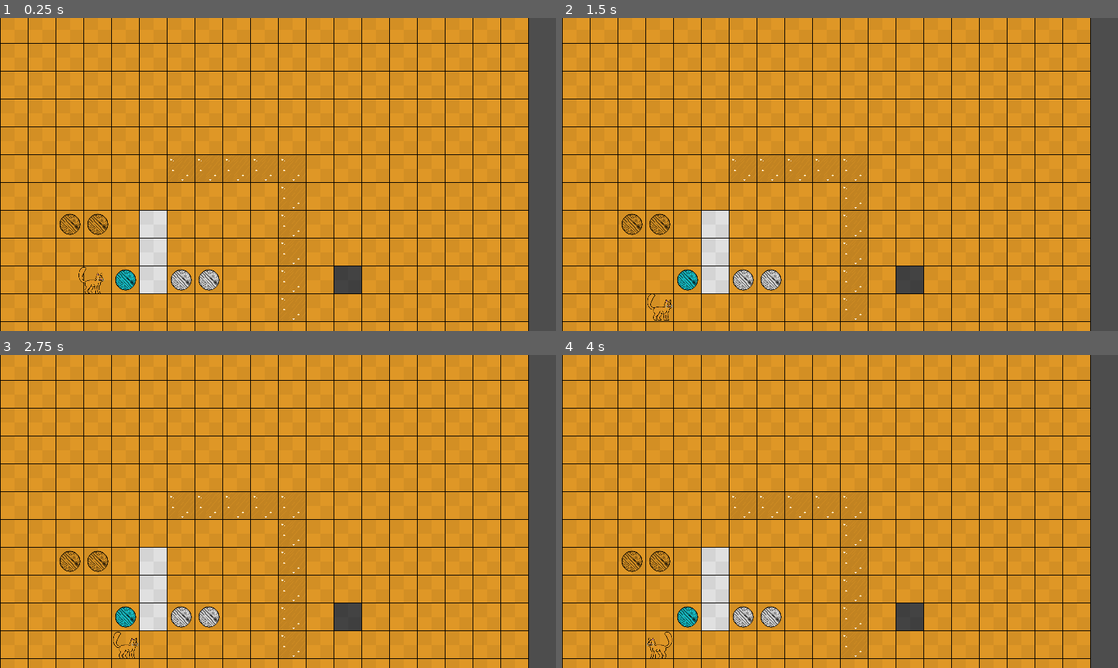
Above: before the commit, frames 1-4 (two rows, left to right).
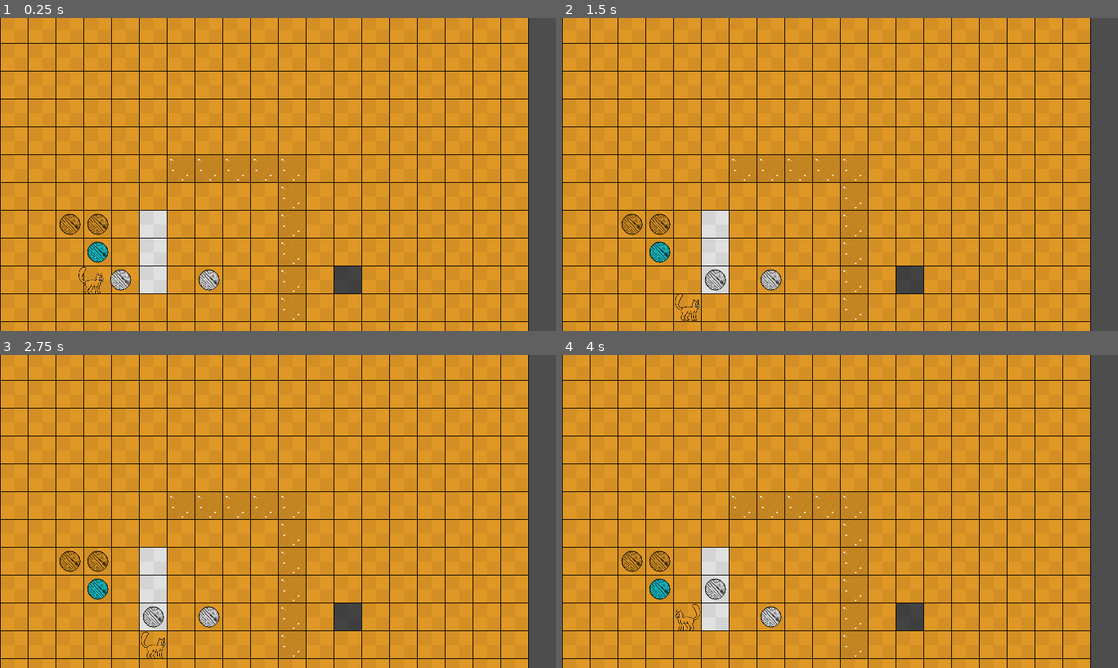
Above: after the commit, the same moments.

Repository: ItsLJcool/Godot-Grid-System
Game: Godot game, scene res://test_grid.tscn
Same seed, same stepped clock (60 frames per second), same inputs: the game is played once before the commit and once after it.
Inputs:
- Up to frame 1 (0.25 s): no input
- Up to frame 2 (1.5 s): hold D (Player_Right) 0.53-1.28 s; tap Enter at 1.25 s; hold S (Player_Down) from 1.28 s (still down)
- Up to frame 3 (2.75 s): tap Space at 2 s; release S (Player_Down) at 2.03 s; hold D (Player_Right) from 2.03 s (still down)
- Up to frame 4 (4 s): tap Enter at 2.75 s; release D (Player_Right) at 2.78 s; hold W (Player_Up) 2.78-3.53 s; tap Space at 3.5 s; hold A (Player_Left) from 3.53 s (still down)

The runs differ from the first frame. In frame 1, 0.6% of the frame differs, in the area x 15-35%, y 71-88%; in frame 2, 0.8%, in the area x 15-35%, y 71-97%; in frame 3, 0.8%; in frame 4, 0.8%.

Commit message:
I FUCKING FIXED THE RECURSION ISSUE LETS GOOO

Diff:
--- a/Scripts/BaseObject.gd
+++ b/Scripts/BaseObject.gd
@@ -89,15 +89,15 @@
 var target_position:Vector2 = Vector2.ZERO:
 	set(value):
 		target_position = value;
-		if TileLayer:
+		if TileLayer != null:
 			GRID_POSITION = TileLayer.local_to_map(TileLayer.to_local(target_position))
 	get:
-		if TileLayer:
+		if TileLayer != null:
 			GRID_POSITION = TileLayer.local_to_map(TileLayer.to_local(target_position))
 		return target_position
 
 var prev_target_position:Vector2 = Vector2.ZERO
-@export var _last_direction:Vector2 = Vector2.ZERO
+var _last_direction:Vector2 = Vector2.ZERO
 
 var GRID_POSITION:Vector2:
 	get:
@@ -230,7 +230,8 @@
 	return final_calc
 
 func get_allow_walk(data):
-	return data.get_custom_data("ColorType") == COLOR_TYPE or COLOR_TYPE == ColorType.White or data.get_custom_data("ColorType") == ColorType.White
+	var is_bad = data.get_custom_data("ColorType") != ColorType.Black
+	return (is_bad) or COLOR_TYPE == ColorType.White or data.get_custom_data("ColorType") == ColorType.White
 
 func force_to_target():
 	position = target_position
@@ -246,8 +247,9 @@
 		if customData.get_custom_data("ice"):
 			properties = properties.filter(func(item): return item != MoveProperties.ALLOW_SLIDING)
 
-	if object.COLOR_TYPE != COLOR_TYPE:
-		current_object_type = ObjectType.IMMOVABLE
+	if object.COLOR_TYPE != COLOR_TYPE and COLOR_TYPE != ColorType.White:
+		if object.COLOR_TYPE != ColorType.White:
+			current_object_type = ObjectType.IMMOVABLE
 
 	if current_object_type == ObjectType.IMMOVABLE:
 		if object.GRID_POSITION == GRID_POSITION:
--- a/test_grid.tscn
+++ b/test_grid.tscn
@@ -16,14 +16,13 @@
 position = Vector2(-768, 512)
 MOVE_DIRECTION_ON_START = Vector2(1, 0)
 TileLayer = NodePath("../TileMapLayer")
-_last_direction = Vector2(1, 0)
 
 [node name="Camera2D" type="Camera2D" parent="Important"]
 position = Vector2(254, 91)
 zoom = Vector2(0.5, 0.5)
 
 [node name="Yarn" parent="." node_paths=PackedStringArray("TileLayer") instance=ExtResource("3_ehydc")]
-position = Vector2(-256, 512)
+position = Vector2(-640, 512)
 COLOR_TYPE = 0
 TileLayer = NodePath("../Important/TileMapLayer")
 
@@ -32,7 +31,7 @@
 TileLayer = NodePath("../Important/TileMapLayer")
 
 [node name="Yarn3" parent="." node_paths=PackedStringArray("TileLayer") instance=ExtResource("3_ehydc")]
-position = Vector2(-512, 512)
+position = Vector2(-640, 384)
 COLOR_TYPE = 2
 TileLayer = NodePath("../Important/TileMapLayer")
 
